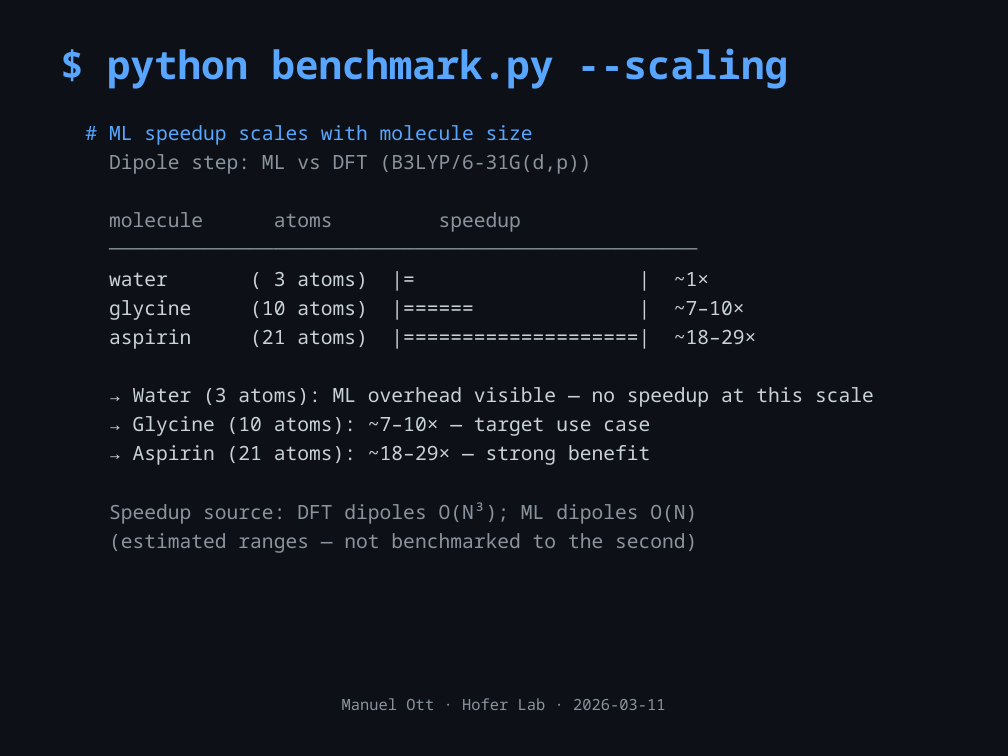
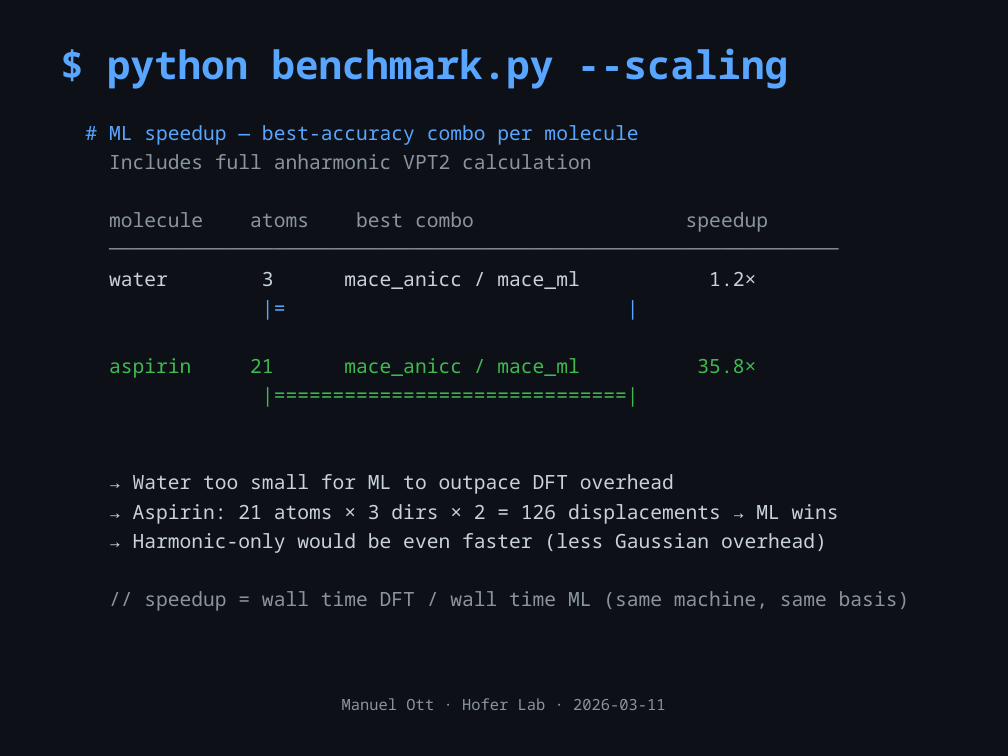
Before and after one commit to mott91/mace_gaussian_interface, a slide deck: slide 11 of presentation/presentation_v2.pptx. Drawn at 1008x756 pixels with LibreOffice and Linux fonts; fonts in the diff are those of the drawing. Boxes give left, top, right and bottom in pixels: in the first picture for what was removed or moved away, otherwise in the second. Text is boxed around its words. In the diff, an @@ line names an element or a change of style, - is before the commit and + after.

```diff
--- a/presentation/presentation_v2.pptx
+++ b/presentation/presentation_v2.pptx
@@ text at box(109, 125, 910, 611): text changed; text colour #C9D1D9 to #8B949E @@
-# ML speedup scales with molecule size
-Dipole step: ML vs DFT (B3LYP/6-31G(d,p))
-molecule atoms speedup
-──────────────────────────────────────────────────
-water ( 3 atoms) |= | ~1×
-glycine (10 atoms) |====== | ~7–10×
-aspirin (21 atoms) |====================| ~18–29×
-→ Water (3 atoms): ML overhead visible — no speedup at this scale
-→ Glycine (10 atoms): ~7–10× — target use case
-→ Aspirin (21 atoms): ~18–29× — strong benefit
-Speedup source: DFT dipoles O(N³); ML dipoles O(N)
-(estimated ranges — not benchmarked to the second)
+# ML speedup — best-accuracy combo per molecule
+Includes full anharmonic VPT2 calculation
+molecule atoms best combo speedup
+──────────────────────────────────────────────────────────────
+water 3 mace_anicc / mace_ml 1.2×
+|= |
+aspirin 21 mace_anicc / mace_ml 35.8×
+|==============================|
+→ Water too small for ML to outpace DFT overhead
+→ Aspirin: 21 atoms × 3 dirs × 2 = 126 displacements → ML wins
+→ Harmonic-only would be even faster (less Gaussian overhead)
+// speedup = wall time DFT / wall time ML (same machine, same basis)
```
Also in this commit, not shown: 1 other file.
